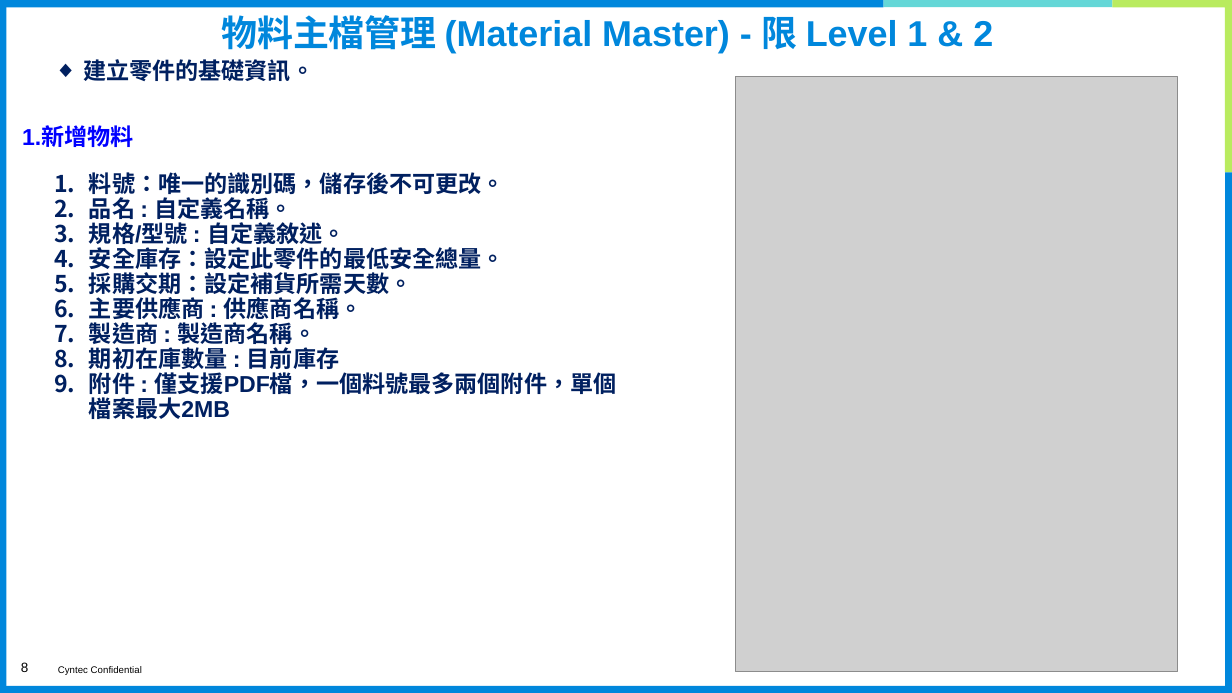
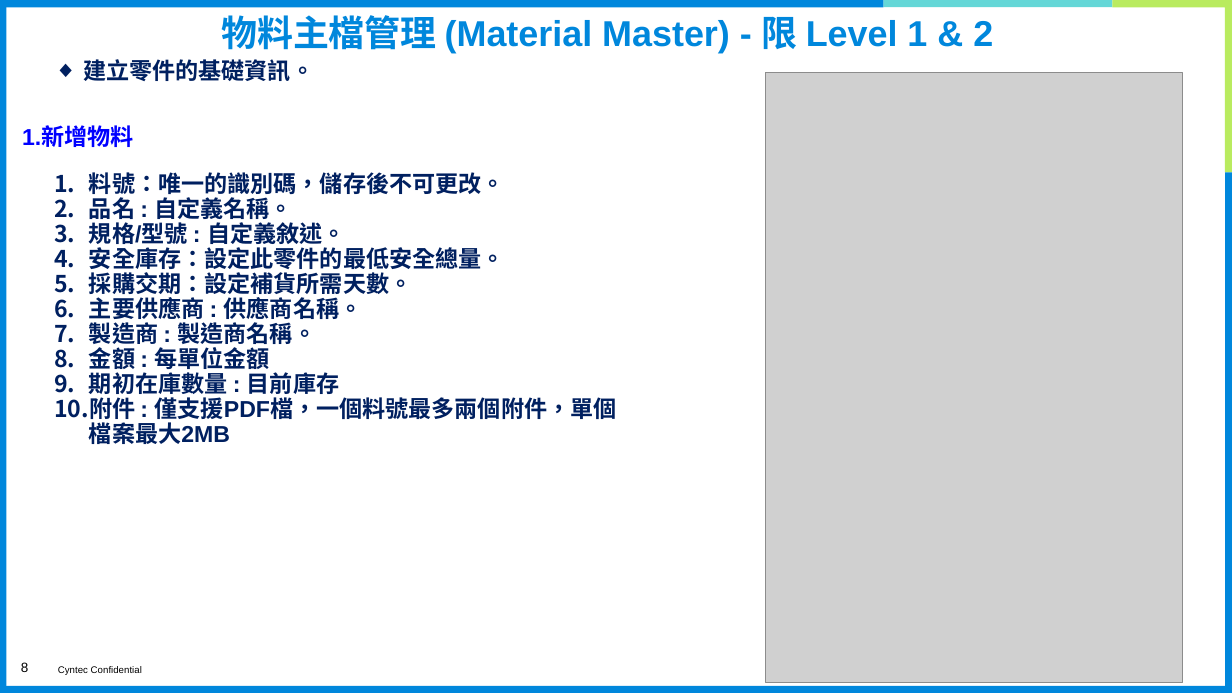
Before and after one commit to eHsuan/PartsManager, a slide deck: slide 8 of doc/使用說明(中文).pptx. Drawn at 1232x693 pixels with LibreOffice and Linux fonts; fonts in the diff are those of the drawing; grey boxes stand for pictures; background and template pictures are left out. Boxes give left, top, right and bottom in pixels: in the first picture for what was removed or moved away, otherwise in the second. Text is boxed around its words. In the diff, an @@ line names an element or a change of style, - is before the commit and + after.

```diff
--- a/doc/使用說明(中文).pptx
+++ b/doc/使用說明(中文).pptx
@@ picture: place and size @@
-picture at bbox=[736, 77, 1178, 673]
+picture at bbox=[765, 73, 1182, 683]
@@ text at bbox=[89, 343, 269, 372]: paragraph added @@
+8. 金額 : 每單位金額
```
Also in this commit, not shown: 1 other slide changed, 7 other files.
